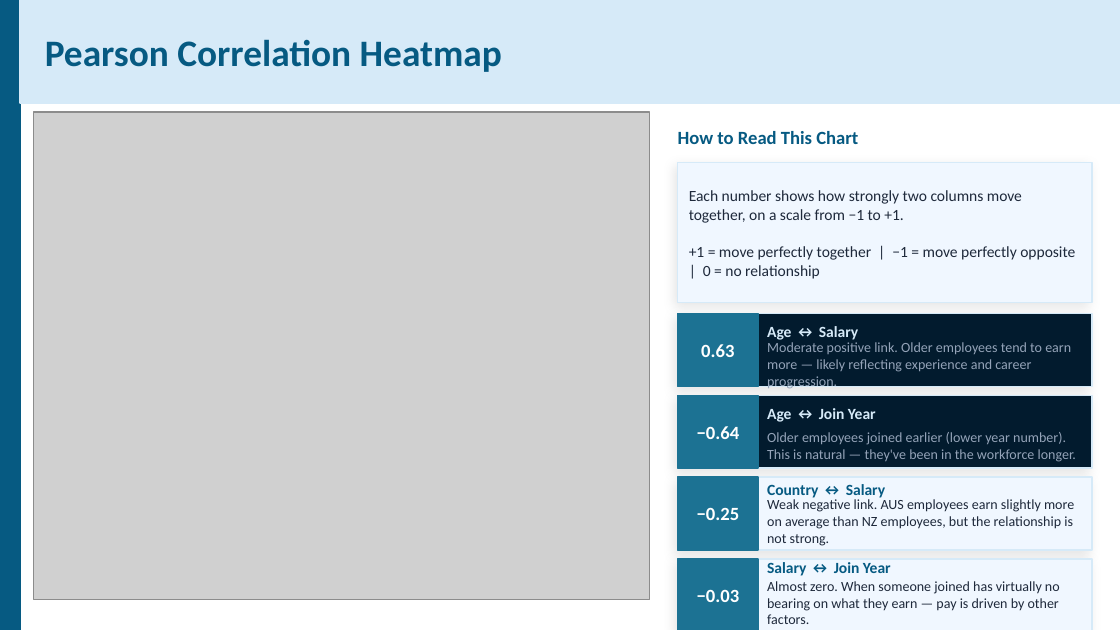
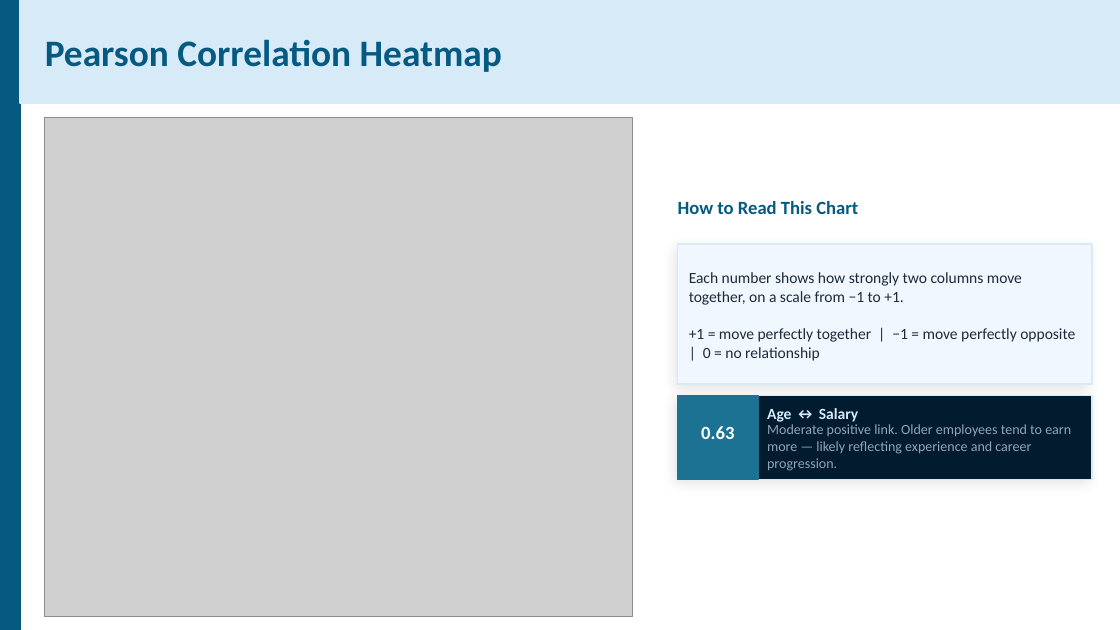
Before and after one commit to oshan95/yoobee-studies, a slide deck: slide 9 of MSE803 - Data Analytics/Messy Data Analysis/Messy Dataset Analysis Slideshow.pptx. Drawn at 1120x630 pixels with LibreOffice and Linux fonts; fonts in the diff are those of the drawing; grey boxes stand for pictures. Boxes give left, top, right and bottom in pixels: in the first picture for what was removed or moved away, otherwise in the second. Text is boxed around its words. In the diff, an @@ line names an element or a change of style, - is before the commit and + after.

```diff
--- a/MSE803 - Data Analytics/Messy Data Analysis/Messy Dataset Analysis Slideshow.pptx
+++ b/MSE803 - Data Analytics/Messy Data Analysis/Messy Dataset Analysis Slideshow.pptx
@@ picture: place and size @@
-picture at <box>34,112,650,599</box>
+picture at <box>45,118,633,616</box>
@@ text "How to Read This Chart": place and size @@
-text "How to Read This Chart" at <box>678,131,858,144</box>
+text "How to Read This Chart" at <box>678,201,858,214</box>
@@ 4 texts, 1 rectangle: place and size @@
-4 texts, 1 rectangle at <box>678,162,1092,390</box>
+4 texts, 1 rectangle at <box>678,244,1092,471</box>
@@ rectangle: place and size @@
-rectangle at <box>678,314,1092,386</box>
+rectangle at <box>678,395,1092,479</box>
@@ rectangle: place and size @@
-rectangle at <box>678,314,758,386</box>
+rectangle at <box>678,395,758,479</box>
@@ rectangle removed at <box>678,395,1092,468</box> @@
@@ rectangle removed at <box>678,395,758,468</box> @@
@@ text removed at <box>767,408,876,422</box> @@
-Age ↔ Join Year
@@ text removed at <box>697,426,740,439</box> @@
-−0.64
@@ text removed at <box>767,432,1076,462</box> @@
-Older employees joined earlier (lower year number). This is natural — they've been in the workforce longer.
@@ rectangle removed at <box>678,477,1092,550</box> @@
@@ rectangle removed at <box>678,477,758,550</box> @@
@@ text removed at <box>697,507,740,520</box> @@
-−0.25
@@ text removed at <box>767,484,885,498</box> @@
-Country ↔ Salary
@@ text removed at <box>767,497,1074,546</box> @@
-Weak negative link. AUS employees earn slightly more on average than NZ employees, but the relationship is not strong.
@@ rectangle removed at <box>678,559,1092,630</box> @@
@@ rectangle removed at <box>678,559,758,630</box> @@
@@ text removed at <box>767,562,891,576</box> @@
-Salary ↔ Join Year
@@ text removed at <box>697,589,740,602</box> @@
-−0.03
@@ text removed at <box>767,581,1060,624</box> @@
-Almost zero. When someone joined has virtually no bearing on what they earn — pay is driven by other factors.
```
Also in this commit, not shown: 1 other slide changed.
